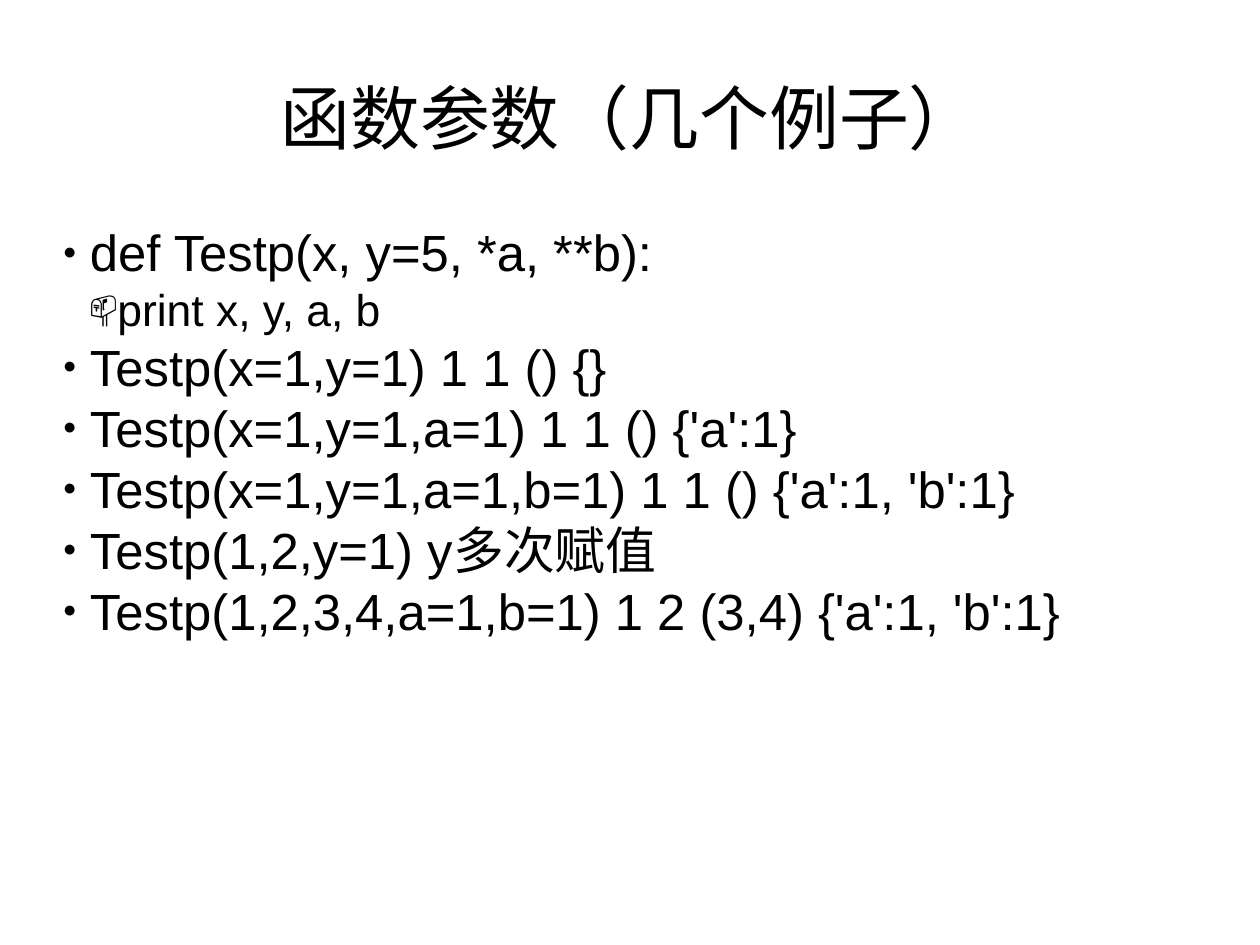
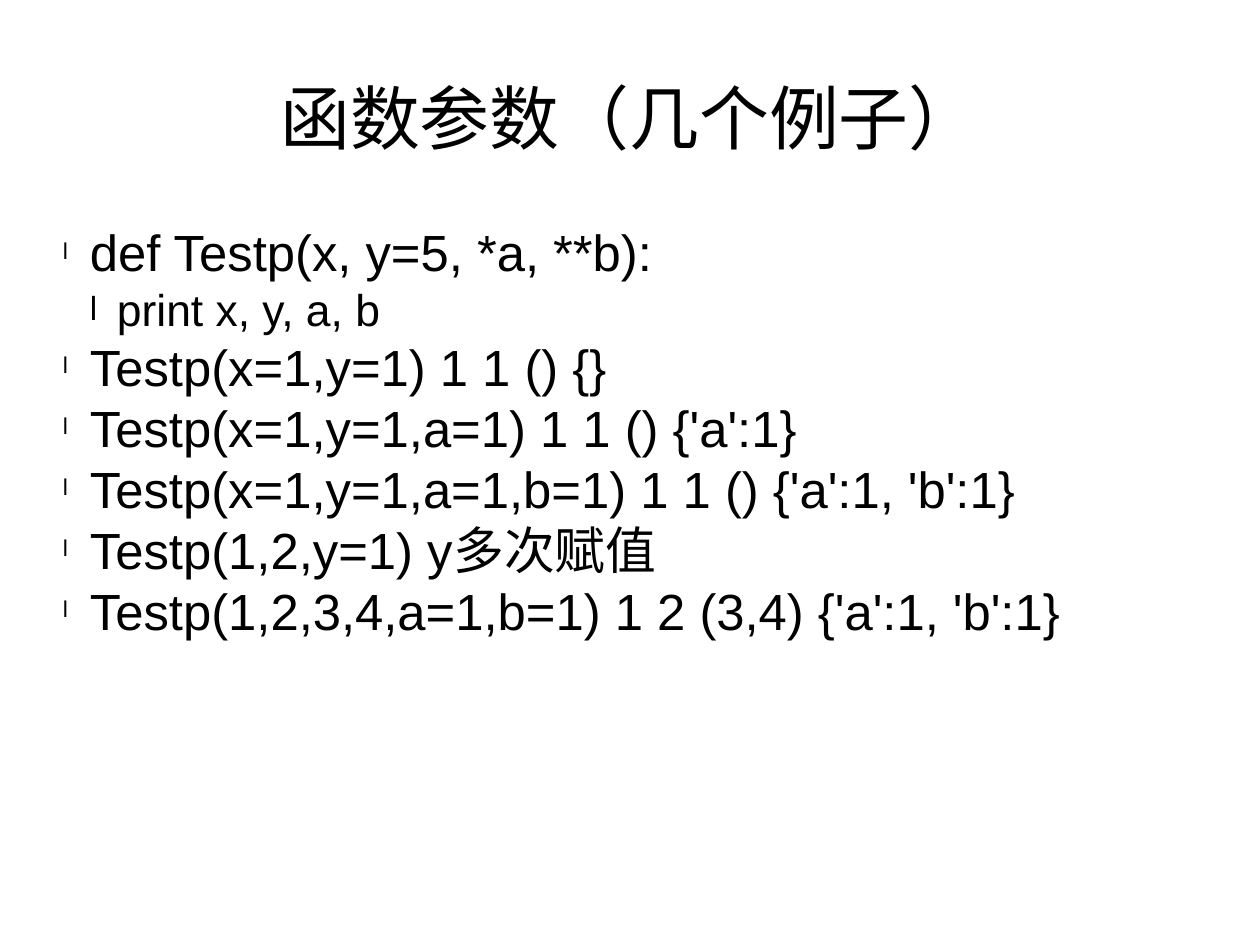
Before and after one commit to haolongzhangm/shell_my, a slide deck: slide 20 of unexeshell/tmp_use/python_l/1/p1.pptx. Drawn at 1260x945 pixels with LibreOffice and Linux fonts; fonts in the diff are those of the drawing. Boxes give left, top, right and bottom in pixels: in the first picture for what was removed or moved away, otherwise in the second. Text is boxed around its words. In the diff, an @@ line names an element or a change of style, - is before the commit and + after.

```diff
--- a/unexeshell/tmp_use/python_l/1/p1.pptx
+++ b/unexeshell/tmp_use/python_l/1/p1.pptx
@@ text "def Testp(x, y=5, *a, **b):" at <box>90,234,1060,640</box>: bullet ● to l; bullet 📫 to l @@
```
Also in this commit, not shown: 6 other slides changed.
